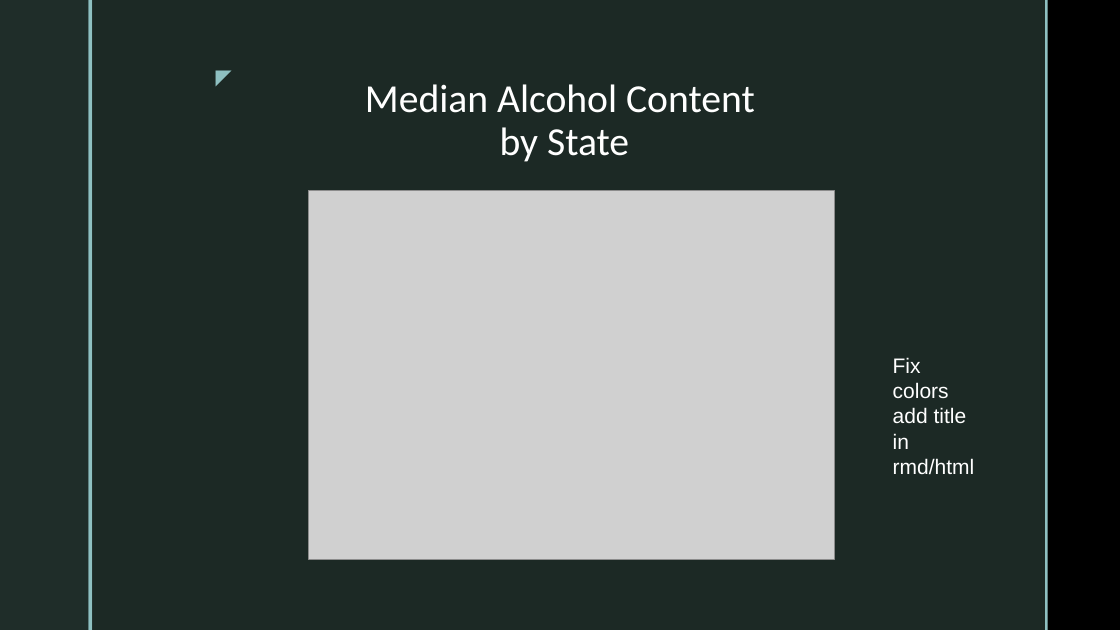
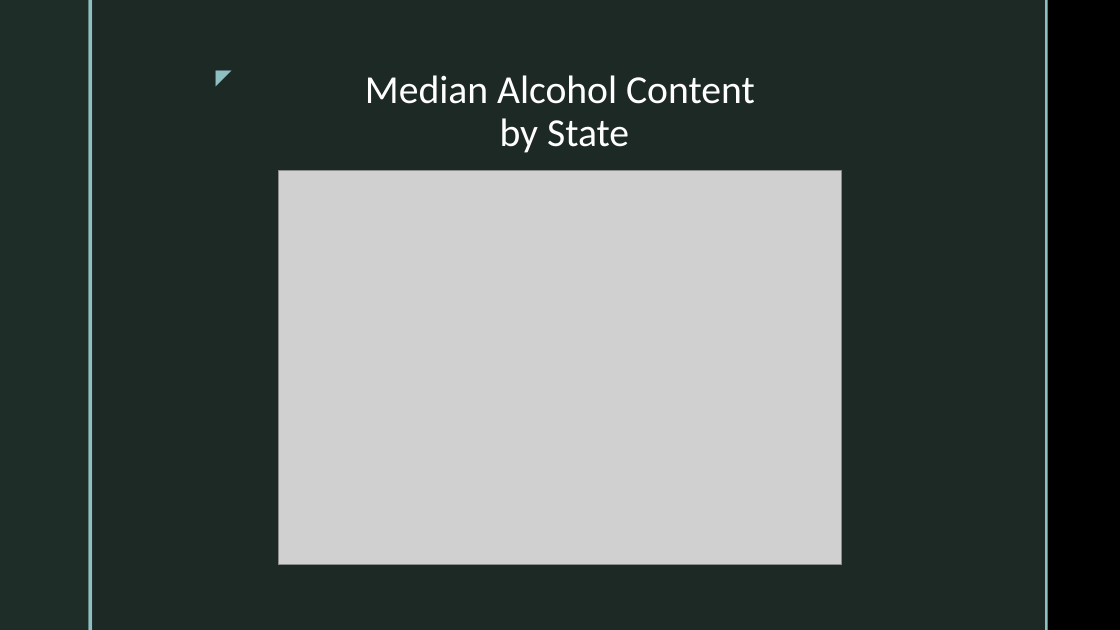
Before and after one commit to KaysData/Brewery-Analysis, a slide deck: slide 5 of Case Study Presentation.pptx. Drawn at 1120x630 pixels with LibreOffice and Linux fonts; fonts in the diff are those of the drawing; grey boxes stand for pictures; background and template pictures are left out. Boxes give left, top, right and bottom in pixels: in the first picture for what was removed or moved away, otherwise in the second. Text is boxed around its words. In the diff, an @@ line names an element or a change of style, - is before the commit and + after.

```diff
--- a/Case Study Presentation.pptx
+++ b/Case Study Presentation.pptx
@@ title "Median Alcohol Content by State": place and size @@
-title "Median Alcohol Content by State" at (365,84,755,162)
+title "Median Alcohol Content by State" at (365,75,755,153)
@@ picture: place and size @@
-picture at (309,191,834,560)
+picture at (278,171,841,565)
@@ text removed at (893,357,975,475) @@
-Fix colors
-add title in rmd/html
```
Also in this commit, not shown: 1 other slide changed, 5 slides added, 4 slides removed, 5 other files.
